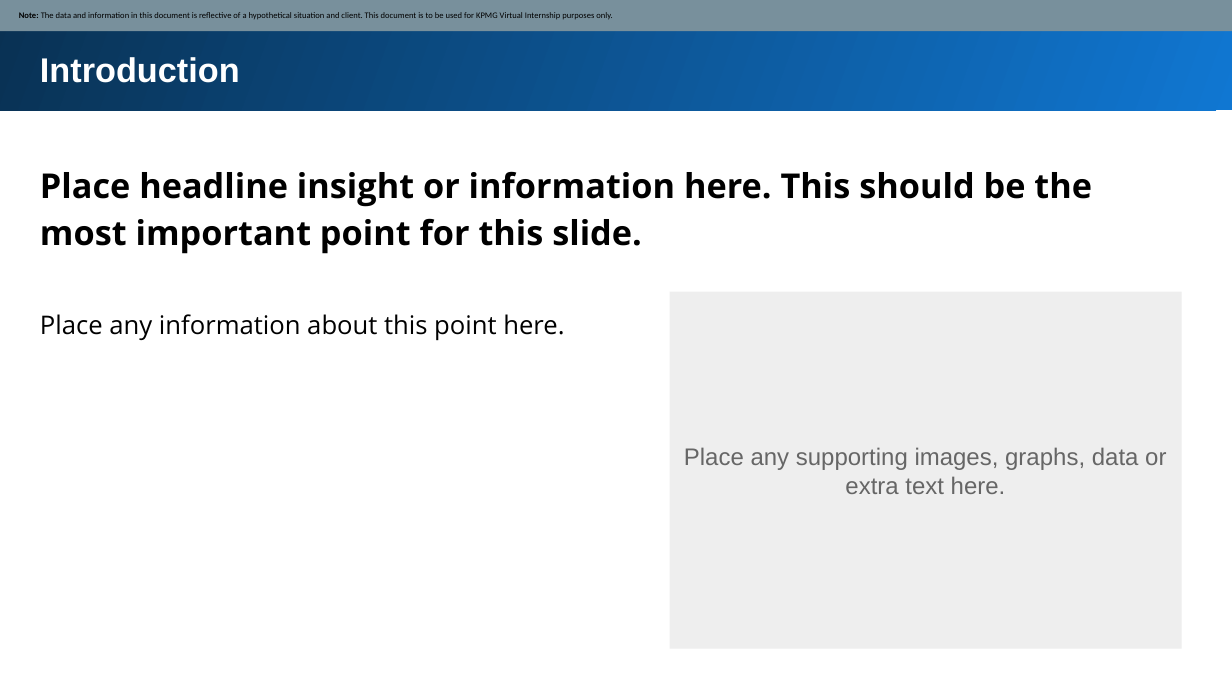
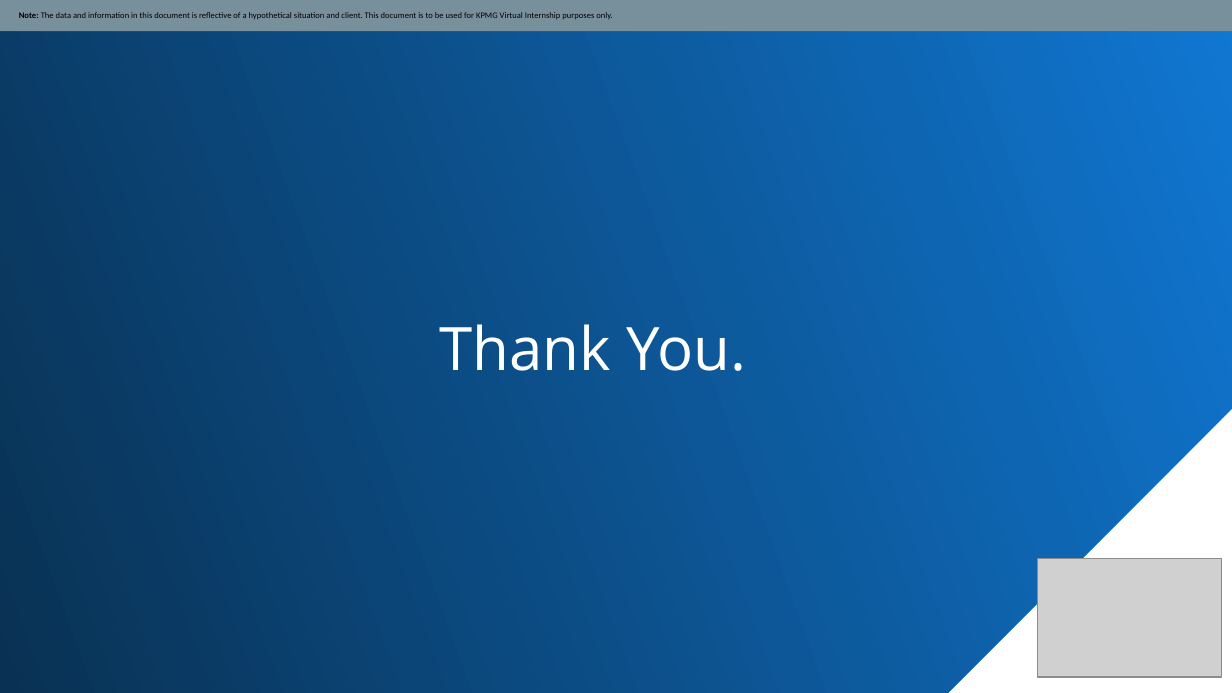
Before and after one commit to Nickimani/KPMG_Virtual_Internship, a slide deck: slide 11 of Deliverables/Presentation Slides.pptx (slide 3 before the commit). Drawn at 1232x693 pixels with LibreOffice and Linux fonts; fonts in the diff are those of the drawing; grey boxes stand for pictures. Boxes give left, top, right and bottom in pixels: in the first picture for what was removed or moved away, otherwise in the second. Text is boxed around its words. In the diff, an @@ line names an element or a change of style, - is before the commit and + after.

```diff
--- a/Deliverables/Presentation Slides.pptx
+++ b/Deliverables/Presentation Slides.pptx
@@ rectangle removed at box(0, 0, 1232, 111) @@
@@ freeform shape added at box(0, 0, 1232, 693), fill gradient #1077D2 to #093153 @@
@@ text removed at box(40, 57, 240, 83) @@
-Introduction
@@ text removed at box(40, 171, 1092, 254) @@
-Place headline insight or information here. This should be the most important point for this slide.
@@ rectangle removed at box(670, 292, 1183, 649) @@
@@ text removed at box(40, 314, 564, 341) @@
-Place any information about this point here.
@@ text added at box(440, 324, 746, 371), 35 pt, text #FFFFFF @@
+Thank You.
@@ text removed at box(684, 447, 1166, 494) @@
-Place any supporting images, graphs, data or extra text here.
@@ picture added at box(1037, 558, 1221, 676) @@
```
Also in this commit, not shown: 7 other slides changed, 4 slides added, 6 other files.
